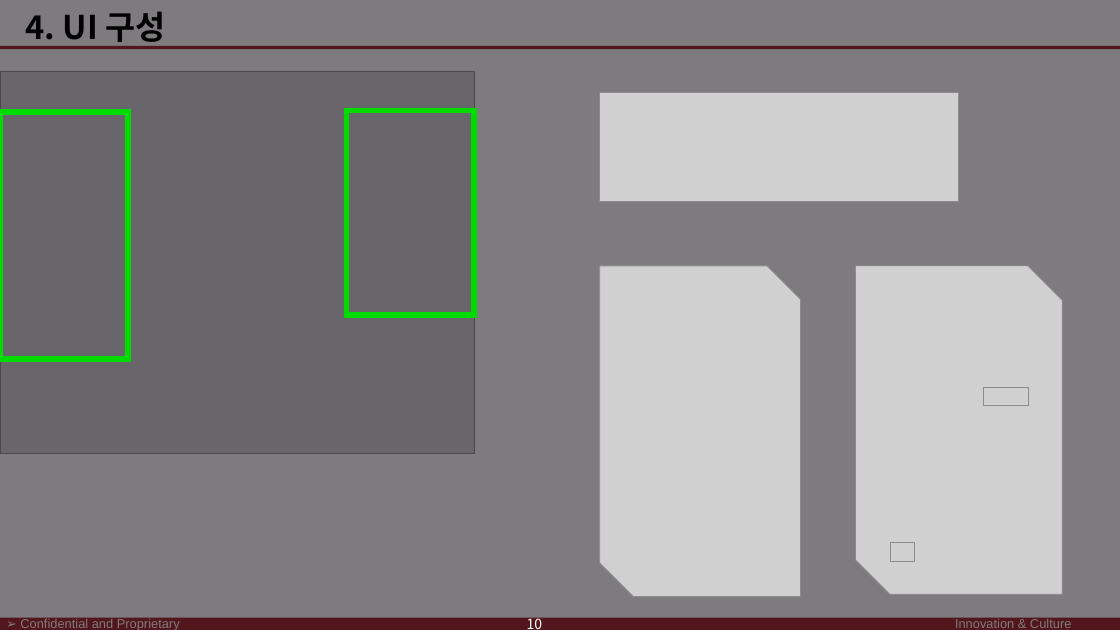
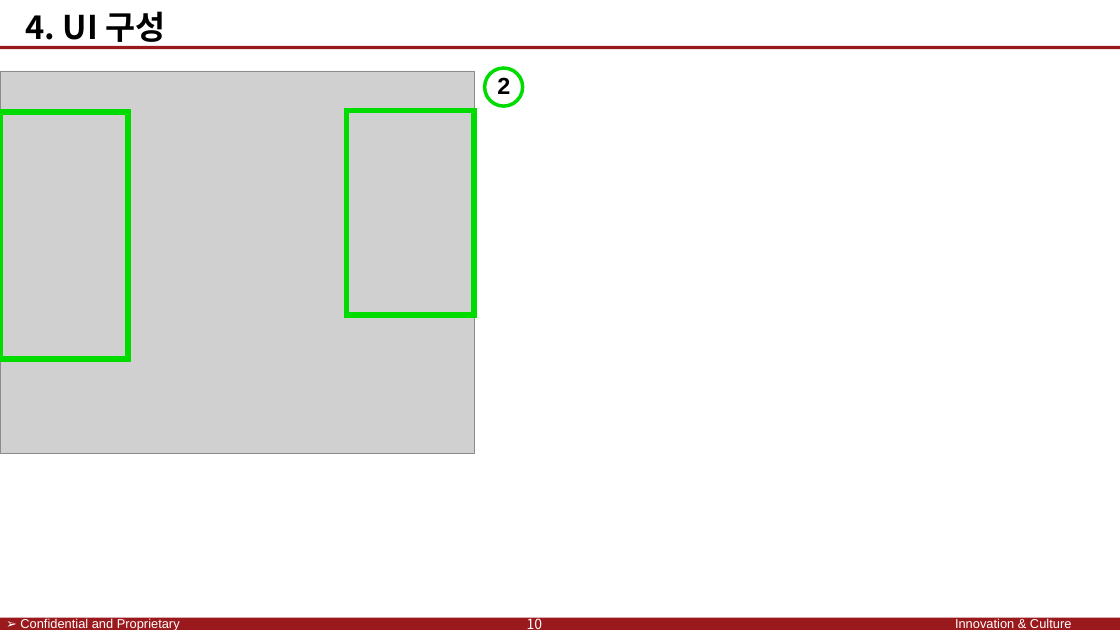
Before and after one commit to SaintSeong/JusungProject, a slide deck: slide 18 of A조 발표/A조 발표 최종.pptx (slide 17 before the commit). Drawn at 1120x630 pixels with LibreOffice and Linux fonts; fonts in the diff are those of the drawing; grey boxes stand for pictures; background and template pictures are left out. Boxes give left, top, right and bottom in pixels: in the first picture for what was removed or moved away, otherwise in the second. Text is boxed around its words. In the diff, an @@ line names an element or a change of style, - is before the commit and + after.

```diff
--- a/A조 발표/A조 발표 최종.pptx
+++ b/A조 발표/A조 발표 최종.pptx
@@ rectangle removed at bbox=[0, 0, 1120, 630] @@
@@ ellipse added at bbox=[485, 68, 523, 106], outline #00DC00 3 pt @@
@@ text added at bbox=[497, 77, 510, 94], 20 pt, text #000000, bold @@
+2
@@ picture removed at bbox=[600, 93, 959, 202] @@
@@ picture removed at bbox=[600, 266, 801, 597] @@
@@ picture removed at bbox=[855, 266, 1062, 594] @@
@@ picture removed at bbox=[984, 387, 1028, 405] @@
@@ picture removed at bbox=[891, 543, 915, 561] @@
```
Also in this commit, not shown: 8 other slides changed, 5 slides added.
